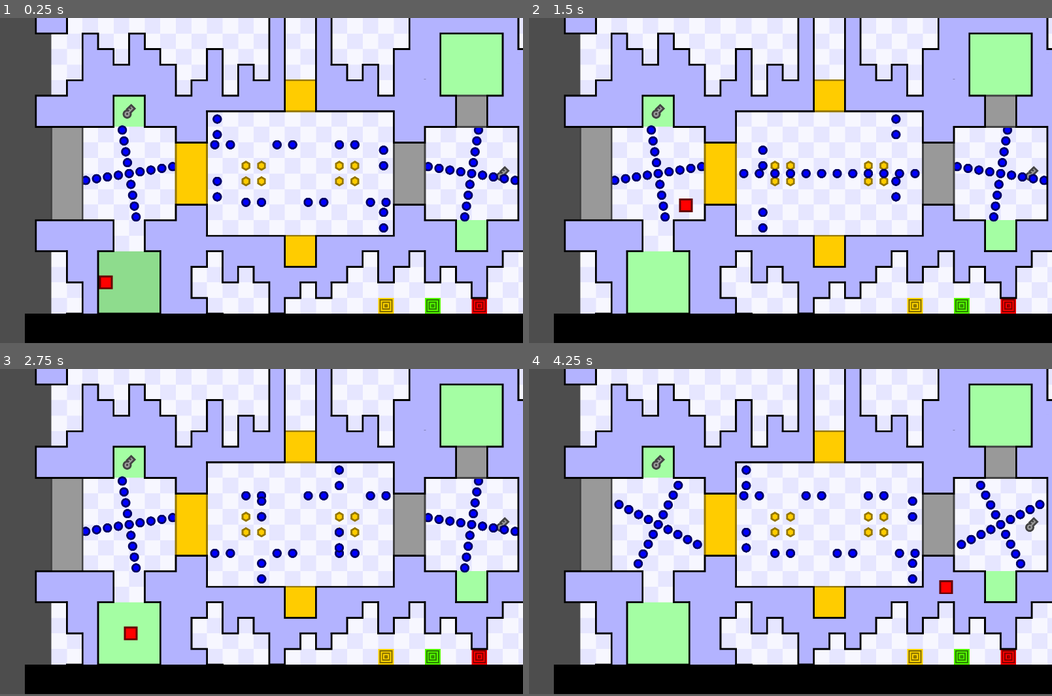
Above: before the commit, frames 1-4 (two rows, left to right).
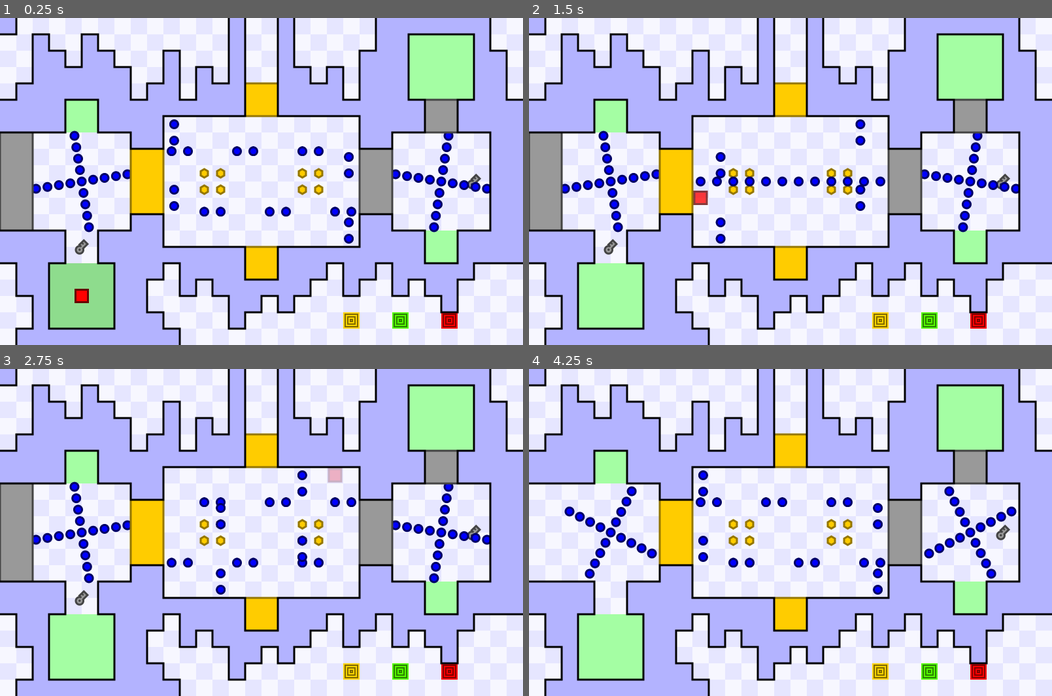
Above: after the commit, the same moments.

Repository: JustVictorGD/Remake-Template
Game: Godot game, scene res://levels/level_1/TheMiddle.tscn
Same seed, same stepped clock (60 frames per second), same inputs: the game is played once before the commit and once after it.
Inputs (mouse positions are in pixels of both pictures, inside the frame that each line leads up to):
- Up to frame 1 (0.25 s): no input
- Up to frame 2 (1.5 s): move the mouse to (905, 165) at 0.52 s; hold D (right) 0.53-1.28 s; tap T (teleport) at 0.6, 1.35 s; move the mouse to (685, 197) at 1.27 s; hold S (down) from 1.28 s (still down)
- Up to frame 3 (2.75 s): move the mouse to (313, 460) at 2.02 s; release S (down) at 2.03 s; hold D (right) from 2.03 s (still down); tap T (teleport) at 2.1 s
- Up to frame 4 (4.25 s): move the mouse to (764, 597) at 2.77 s; release D (right) at 2.78 s; hold W (up) 2.78-3.53 s; tap T (teleport) at 2.85, 3.6 s; move the mouse to (947, 581) at 3.52 s; hold A (left) from 3.53 s (still down)
In our replay, the window is 800x497 before the commit and 800x500 after it. These sizes can differ from the game's own. Grey fills any space a smaller window leaves; there, only what the larger window draws over its background counts as a difference.

The runs differ from the first frame. In frame 1, 64% of the frame differs, in the area x 0-100%, y 0-100%; in frame 2, 64%; in frame 3, 64%; in frame 4, 64%.

Commit message:
Revert "victor do the thing"
This reverts commit 33804b7eabcd44112d064380b65256bdc48711ee.

Diff:
--- a/gdscripts/Singletons/area_manager.gd
+++ b/gdscripts/Singletons/area_manager.gd
@@ -33,13 +33,11 @@
 var next_key_id := 0
 var used_key_ids := []
 
-# Player
-var deaths := 0
+
 
 func player_respawn():
 
 	current_checkpoint_can_update = false
-	deaths += 1
 
 	for area in save_data[current_level]:
 
@@ -142,7 +140,6 @@
 
 
 func _ready():
-	get_window().size = Vector2i(1280, 720)
 
 	GlobalSignal.player_respawn.connect(player_respawn)
 	GlobalSignal.checkpoint_touched.connect(checkpoint_touched)
--- a/levels/level_1/TheMiddle.tscn
+++ b/levels/level_1/TheMiddle.tscn
@@ -12,7 +12,6 @@
 [ext_resource type="PackedScene" uid="uid://prk4v5kp504y" path="res://objects/normal_door.tscn" id="10_rxdut"]
 [ext_resource type="PackedScene" uid="uid://bf3aa0chl0e7i" path="res://objects/golden_door.tscn" id="11_j5g8c"]
 [ext_resource type="PackedScene" uid="uid://b18add8j0n6h0" path="res://scenes/walls.tscn" id="12_bguky"]
-[ext_resource type="PackedScene" uid="uid://baiiwiww5pvhd" path="res://ui/gui.tscn" id="13_cam6o"]
 
 [sub_resource type="Animation" id="Animation_lif6u"]
 resource_name = "New Animation"
@@ -107,13 +106,11 @@
 [node name="TheMiddle" type="Node2D"]
 script = ExtResource("1_0h2x1")
 coordinates = Vector2i(2, 2)
+metadata/_edit_lock_ = true
 
 [node name="TextureRect" parent="." instance=ExtResource("2_yu3vk")]
-offset_left = 85.0
-offset_right = 1685.0
 
 [node name="Checkpoints" type="Node2D" parent="."]
-position = Vector2(85, 0)
 metadata/_edit_lock_ = true
 
 [node name="Checkpoint" parent="Checkpoints" instance=ExtResource("3_hpssu")]
@@ -139,7 +136,6 @@
 type = 2
 
 [node name="SpeedChangers" type="Node2D" parent="."]
-position = Vector2(85, 0)
 
 [node name="speed_changer" parent="SpeedChangers" instance=ExtResource("4_mv0ch")]
 position = Vector2(1075, 925)
@@ -153,7 +149,6 @@
 speed = 1
 
 [node name="Collectables" type="Node2D" parent="."]
-position = Vector2(85, 0)
 
 [node name="Coins" type="Node2D" parent="Collectables"]
 metadata/_edit_lock_ = true
@@ -186,7 +181,7 @@
 metadata/_edit_lock_ = true
 
 [node name="Key" parent="Collectables/Keys" instance=ExtResource("6_16ag2")]
-position = Vector2(250, 300)
+position = Vector2(250, 700)
 key_id = 0
 
 [node name="Key2" parent="Collectables/Keys" instance=ExtResource("6_16ag2")]
@@ -194,7 +189,6 @@
 key_id = 1
 
 [node name="StaticEnemies" type="Node2D" parent="."]
-position = Vector2(85, 0)
 metadata/_edit_lock_ = true
 
 [node name="BlueEnemy" parent="StaticEnemies" instance=ExtResource("7_ko6q3")]
@@ -204,7 +198,6 @@
 position = Vector2(1350, 500)
 
 [node name="MovingEnemies" type="Node2D" parent="."]
-position = Vector2(85, 0)
 metadata/_edit_lock_ = true
 
 [node name="Group1" type="Node2D" parent="MovingEnemies"]
@@ -407,7 +400,6 @@
 position = Vector2(100, 100)
 
 [node name="Doors" type="Node2D" parent="."]
-position = Vector2(85, 0)
 metadata/_edit_lock_ = true
 
 [node name="NormalDoors" type="Node2D" parent="Doors"]
@@ -467,9 +459,5 @@
 vertical_size = 2
 
 [node name="Walls" parent="." instance=ExtResource("12_bguky")]
-position = Vector2(85, 0)
 layer_0/tile_data = PackedInt32Array(393216, 65536, 2, 327680, 65536, 0, 917536, 131072, 2, 852000, 131072, 1, 786464,  …(4578 unchanged characters)…
 metadata/_edit_lock_ = true
-
-[node name="Gui" parent="." instance=ExtResource("13_cam6o")]
-position = Vector2(0, -100)
--- a/project.godot
+++ b/project.godot
@@ -29,8 +29,8 @@
 
 [display]
 
-window/size/viewport_width=1680
-window/size/viewport_height=1045
+window/size/viewport_width=1600
+window/size/viewport_height=1000
 window/stretch/mode="viewport"
 
 [input]
--- a/ui/acd.gd
+++ /dev/null
@@ -1,16 +0,0 @@
-extends Node2D
-
-@onready var area = get_node("area")
-@onready var deaths = get_node("deaths")
-@onready var coins = get_node("coins")
-
-# Called when the node enters the scene tree for the first time.
-func _ready():
-	pass # Replace with function body.
-
-
-# Called every frame. 'delta' is the elapsed time since the previous frame.
-func _process(delta):
-	coins.text = ("$ " + str(AreaManager.coins_collected) + " / " + str(AreaManager.coin_requirement))
-	deaths.text = ("Deaths: " + str(AreaManager.deaths))
-	area.text = ("Area: " + str(AreaManager.current_level.get_slice("_", 1)) + "-" + str(AreaManager.decimal_to_letter(AreaManager.current_coordinates.x) + str(AreaManager.current_coordinates.y)))
--- a/ui/gui.tscn
+++ /dev/null
@@ -1,51 +0,0 @@
-[gd_scene load_steps=4 format=3 uid="uid://baiiwiww5pvhd"]
-
-[ext_resource type="Script" path="res://ui/acd.gd" id="1_evf75"]
-[ext_resource type="FontFile" uid="uid://idpc31ju4lyg" path="res://fonts/Univers_Condensed_Regular.ttf" id="1_r2852"]
-
-[sub_resource type="LabelSettings" id="LabelSettings_2wc7g"]
-font = ExtResource("1_r2852")
-font_size = 70
-
-[node name="Gui" type="Node2D"]
-
-[node name="bar_top" type="ColorRect" parent="."]
-offset_right = 1800.0
-offset_bottom = 100.0
-color = Color(0, 0, 0, 1)
-
-[node name="bar_bottom" type="ColorRect" parent="."]
-offset_top = 1050.0
-offset_right = 1800.0
-offset_bottom = 1150.0
-color = Color(0, 0, 0, 1)
-
-[node name="Node2D" type="Node2D" parent="."]
-position = Vector2(25, 0)
-script = ExtResource("1_evf75")
-
-[node name="area" type="Label" parent="Node2D"]
-offset_left = -13.0
-offset_top = 7.0
-offset_right = 437.0
-offset_bottom = 107.0
-text = "Area: A-A8"
-label_settings = SubResource("LabelSettings_2wc7g")
-
-[node name="deaths" type="Label" parent="Node2D"]
-offset_left = 1183.0
-offset_top = 5.0
-offset_right = 1633.0
-offset_bottom = 105.0
-text = "Deaths: 8"
-label_settings = SubResource("LabelSettings_2wc7g")
-horizontal_alignment = 2
-
-[node name="coins" type="Label" parent="Node2D"]
-offset_left = 612.0
-offset_top = 7.0
-offset_right = 1062.0
-offset_bottom = 107.0
-text = "Coins: $ 8 / 8"
-label_settings = SubResource("LabelSettings_2wc7g")
-horizontal_alignment = 1
Binary file removed: fonts/Univers_Condensed_Bold.ttf
Not shown, removed: fonts/Univers_Condensed_Bold.ttf.import
Binary file removed: fonts/Univers_Condensed_Regular.ttf
Not shown, removed: fonts/Univers_Condensed_Regular.ttf.import
Not shown: 1 places in levels/level_1/TheMiddle.tscn that only renumber resources
Not shown: 1 places in scenes/player.tscn that only renumber resources
